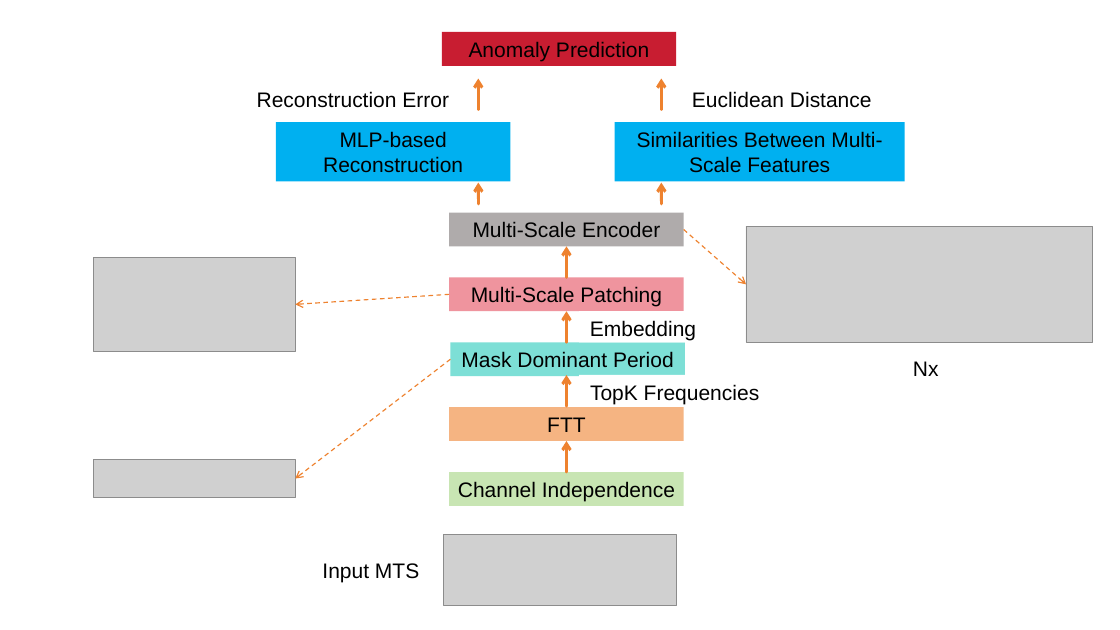
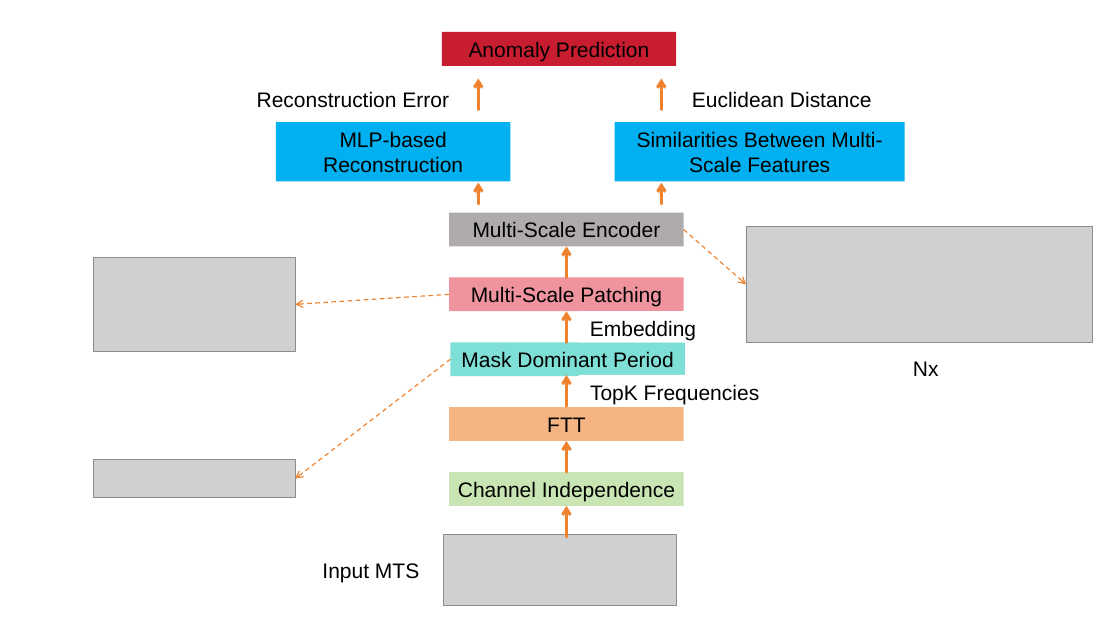
Before and after one commit to wuchenhu98/lunwen, a slide deck: slide 10 of 论文插图.pptx. Drawn at 1120x630 pixels with LibreOffice and Linux fonts; fonts in the diff are those of the drawing; grey boxes stand for pictures. Boxes give left, top, right and bottom in pixels: in the first picture for what was removed or moved away, otherwise in the second. Text is boxed around its words. In the diff, an @@ line names an element or a change of style, - is before the commit and + after.

```diff
--- a/论文插图.pptx
+++ b/论文插图.pptx
@@ arrow added from (566, 537) to (566, 506), #EE822F 2.5 pt @@
```
Also in this commit, not shown: 1 other slide changed.
